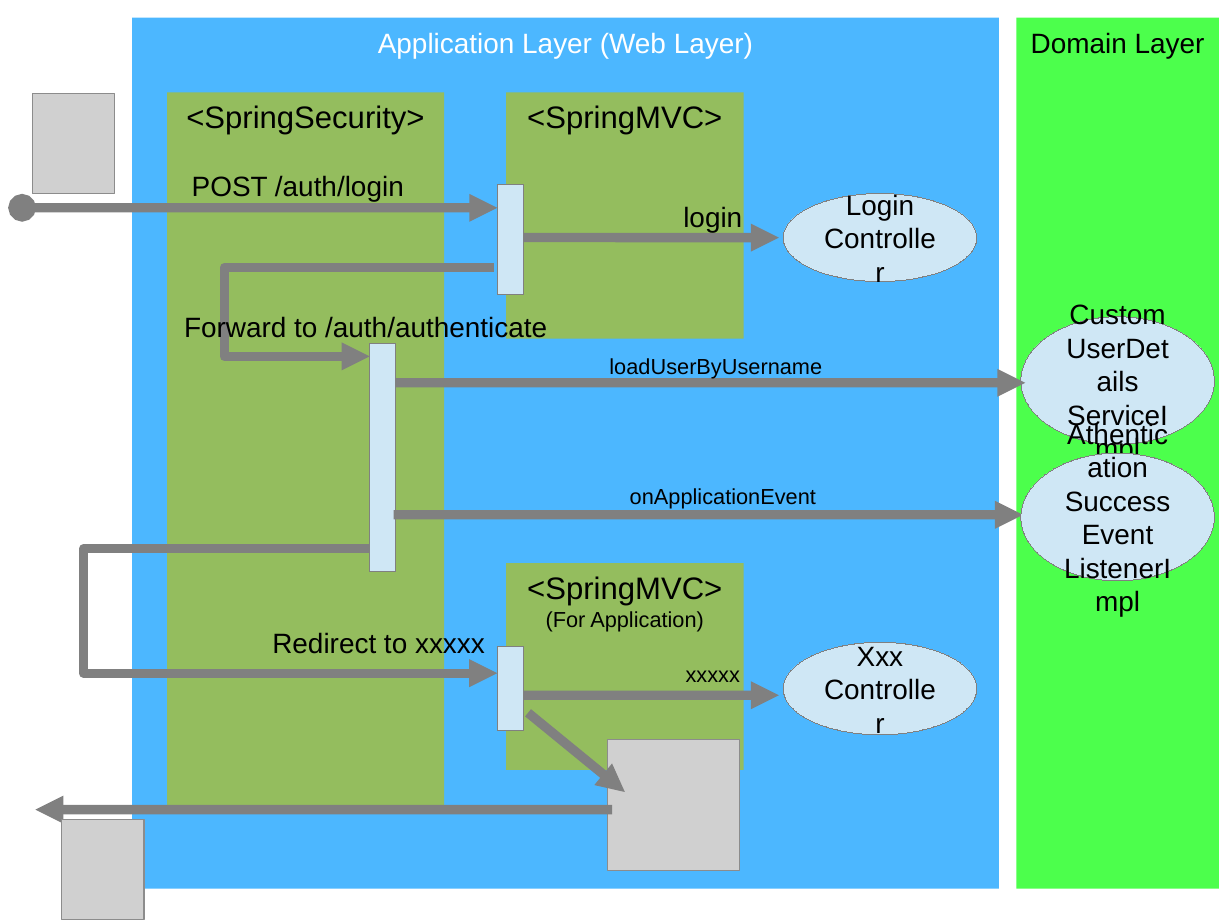
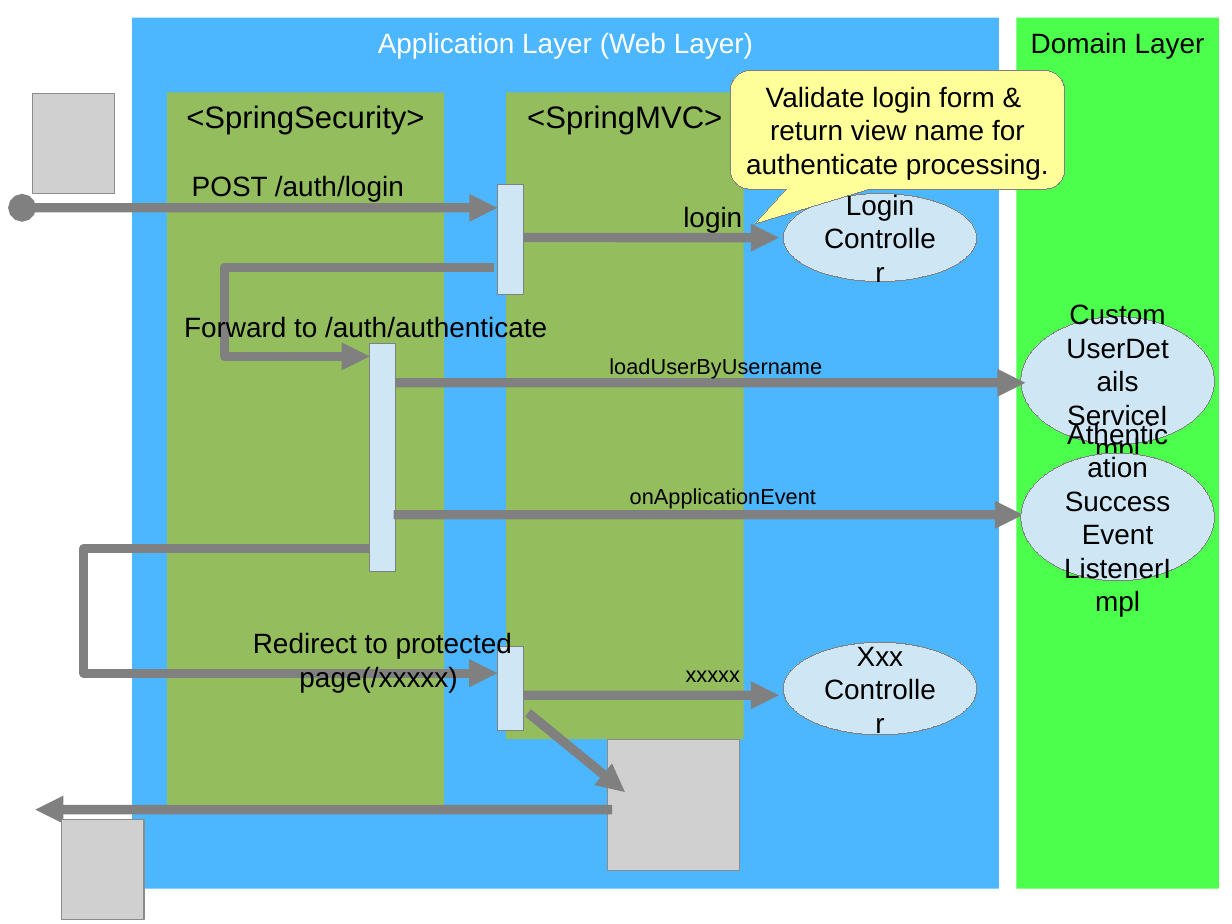
Before and after one commit to kazuki43zoo/demo-application, a slide deck: slide 3 of images/material.odp. Drawn at 1232x924 pixels with LibreOffice and Linux fonts; fonts in the diff are those of the drawing; grey boxes stand for pictures. Boxes give left, top, right and bottom in pixels: in the first picture for what was removed or moved away, otherwise in the second. Text is boxed around its words. In the diff, an @@ line names an element or a change of style, - is before the commit and + after.

```diff
--- a/images/material.odp
+++ b/images/material.odp
@@ rounded speech box added at <box>731,70,1065,189</box>, fill #FFFF99, outline #808080 0 pt, 18 pt, text #000000 @@
+Validate login form &
+return view name for
+authenticate processing.
@@ rectangle "<SpringMVC>": place and size @@
-rectangle "<SpringMVC>" at <box>506,93,745,339</box>
+rectangle "<SpringMVC>" at <box>506,93,745,740</box>
@@ rectangle removed at <box>506,563,745,770</box> @@
-<SpringMVC>
-(For Application)
@@ text at <box>253,632,512,692</box>: text changed @@
-Redirect to xxxxx
+Redirect to protected page(/xxxxx)
```
Also in this commit, not shown: 5 other slides changed, 6 other files.
